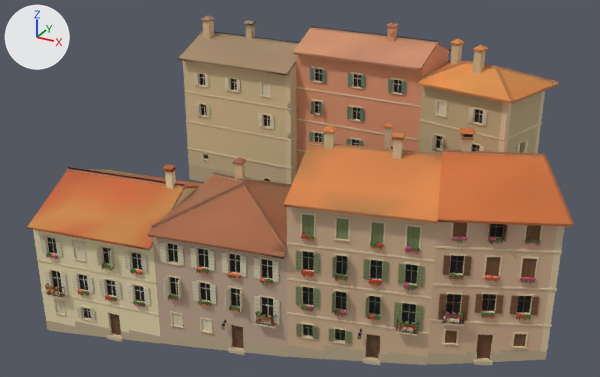
One commit to the glTF model games/yorimichi/assets/belmonte/meshes/SM_BM_BT_blk_06.glb: the scene before it, then after it.
Before and after are seen from a camera (50 mm lens) standing at (32.1, -60.2, 42.3) and looking at (-0.8, -0.5, 12.5). The axes (+X, +Y, +Z) are drawn at upper left. The lights are the same throughout. The older version comes first. Vertices at exactly the same position are counted once.

Names of what the first picture shows: 'SM_BM_BT_blk_06'.
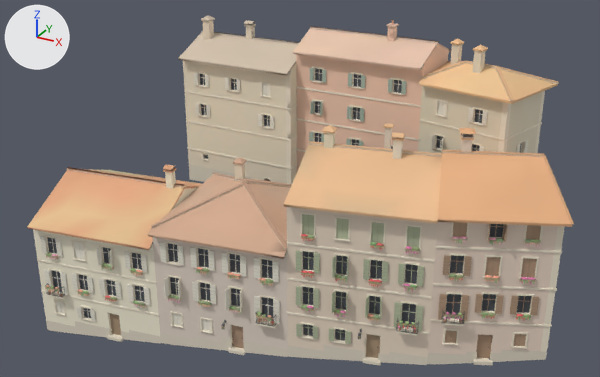
Pixel boxes (x1, y1, x2, y2) of what changed, in the pictures (600 x 377 px):
part 1 of me_sm_bt_blk_06, recoloured (lighter): (27, 15, 574, 366) in both

Diff of the bpy script that builds the scene:
```diff
--- a/games/yorimichi/assets/belmonte/meshes/SM_BM_BT_blk_06.glb.py
+++ b/games/yorimichi/assets/belmonte/meshes/SM_BM_BT_blk_06.glb.py
@@ me_sm_bt_blk_06 @@
 me_sm_bt_blk_06.from_pydata(...)  # 23247 vertices, 25904 faces; spans x -22.8..23.4, y -14.3..14.3, z -1.1..25.9
 # used by ob_sm_bm_bt_blk_06; location = (0.0, 0.0, 0.0)
+# me_sm_bt_blk_06 part 1: 25904 faces centred in x -22.7..23.3, y -14.3..14.3, z -1.0..25.8 are repainted in the vertex colours; the middle colour goes from beige #d5b291 to pale yellow #ecdac7
 me_sm_bt_blk_06.materials.append(mat_bm_000_m_stone_005)
```
